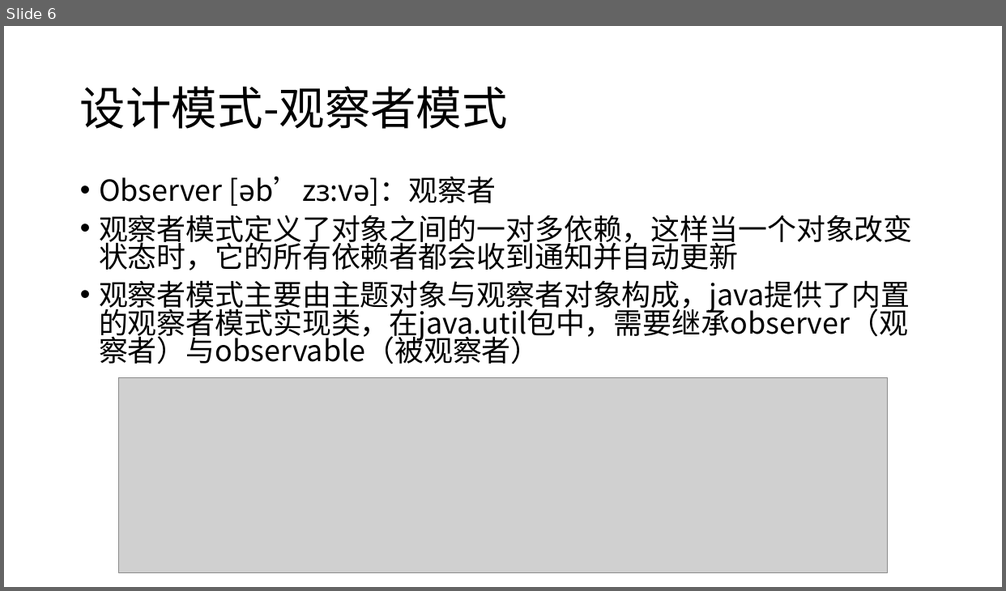
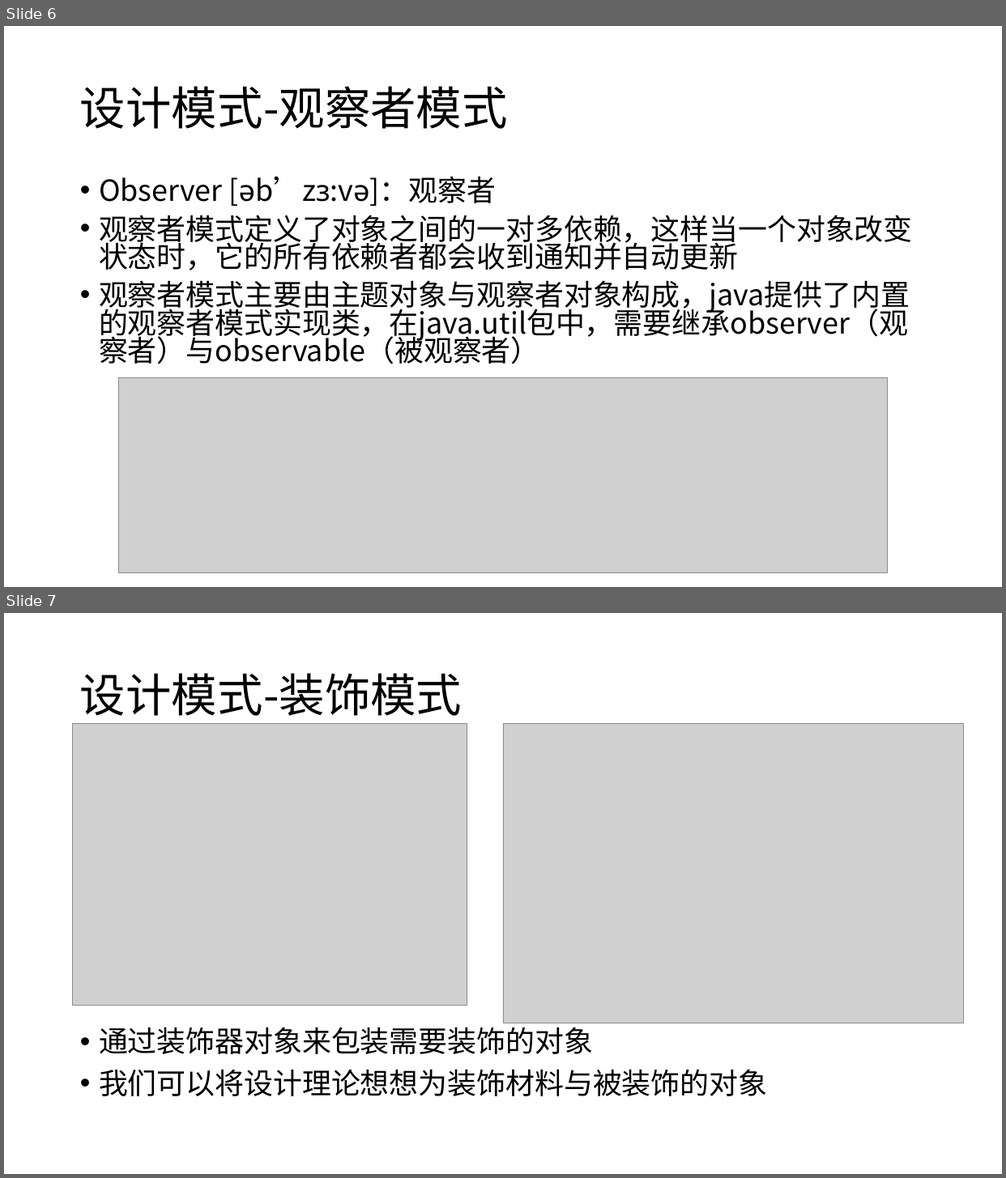
Before and after one commit to leixiangjian/design, a slide deck: JAVA设计模式预习.pptx. Shown one above the other, each under a label of ours: slide 6 before the commit, slides 6 and 7 after it. The pictures are 1006x591 and 1006x1178 pixels, drawn with LibreOffice and Linux fonts; fonts in the diff are those of the drawing; grey boxes stand for pictures. Boxes give left, top, right and bottom in pixels: in the first picture for what was removed or moved away, otherwise in the second. Text is boxed around its words. In the diff, an @@ line names an element or a change of style, - is before the commit and + after.

```diff
--- a/JAVA设计模式预习.pptx
+++ b/JAVA设计模式预习.pptx
@@ slide 7 added at [4, 613, 1002, 1174], background #FFFFFF @@
@@ title added at [80, 673, 462, 724], 44 pt, text #000000 @@
+设计模式-装饰模式
@@ picture added at [73, 724, 467, 1005] @@
@@ picture added at [503, 724, 964, 1024] @@
@@ text added at [99, 1023, 767, 1097], 28 pt, text #000000 @@
+• 通过装饰器对象来包装需要装饰的对象
+• 我们可以将设计理论想想为装饰材料与被装饰的对象
```
